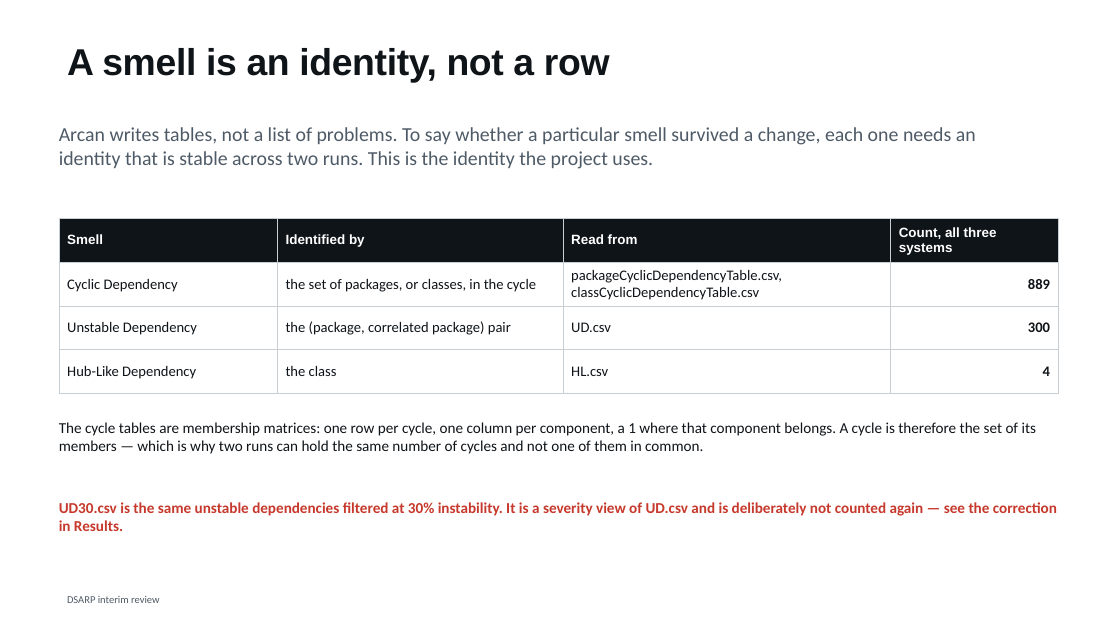
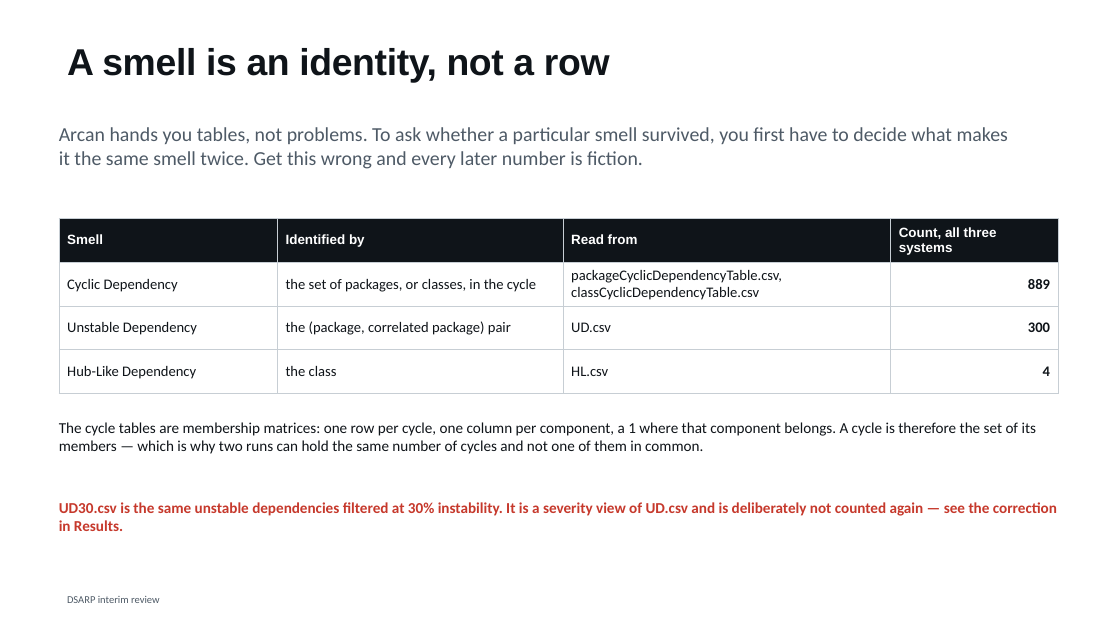
Before and after one commit to shimoriki/DSARPProject, a slide deck: slide 14 of docs/DSARP_interim_review.pptx (slide 13 before the commit). Drawn at 1120x630 pixels with LibreOffice and Linux fonts; fonts in the diff are those of the drawing. Boxes give left, top, right and bottom in pixels: in the first picture for what was removed or moved away, otherwise in the second. Text is boxed around its words. In the diff, an @@ line names an element or a change of style, - is before the commit and + after.

```diff
--- a/docs/DSARP_interim_review.pptx
+++ b/docs/DSARP_interim_review.pptx
@@ text at [59,127,1008,169]: text changed @@
-Arcan writes tables, not a list of problems. To say whether a particular smell survived a change, each one needs an identity that is stable across two runs. This is the identity the project uses.
+Arcan hands you tables, not problems. To ask whether a particular smell survived, you first have to decide what makes it the same smell twice. Get this wrong and every later number is fiction.
```
Also in this commit, not shown: 35 other slides changed, 2 slides added, 3 other files.
